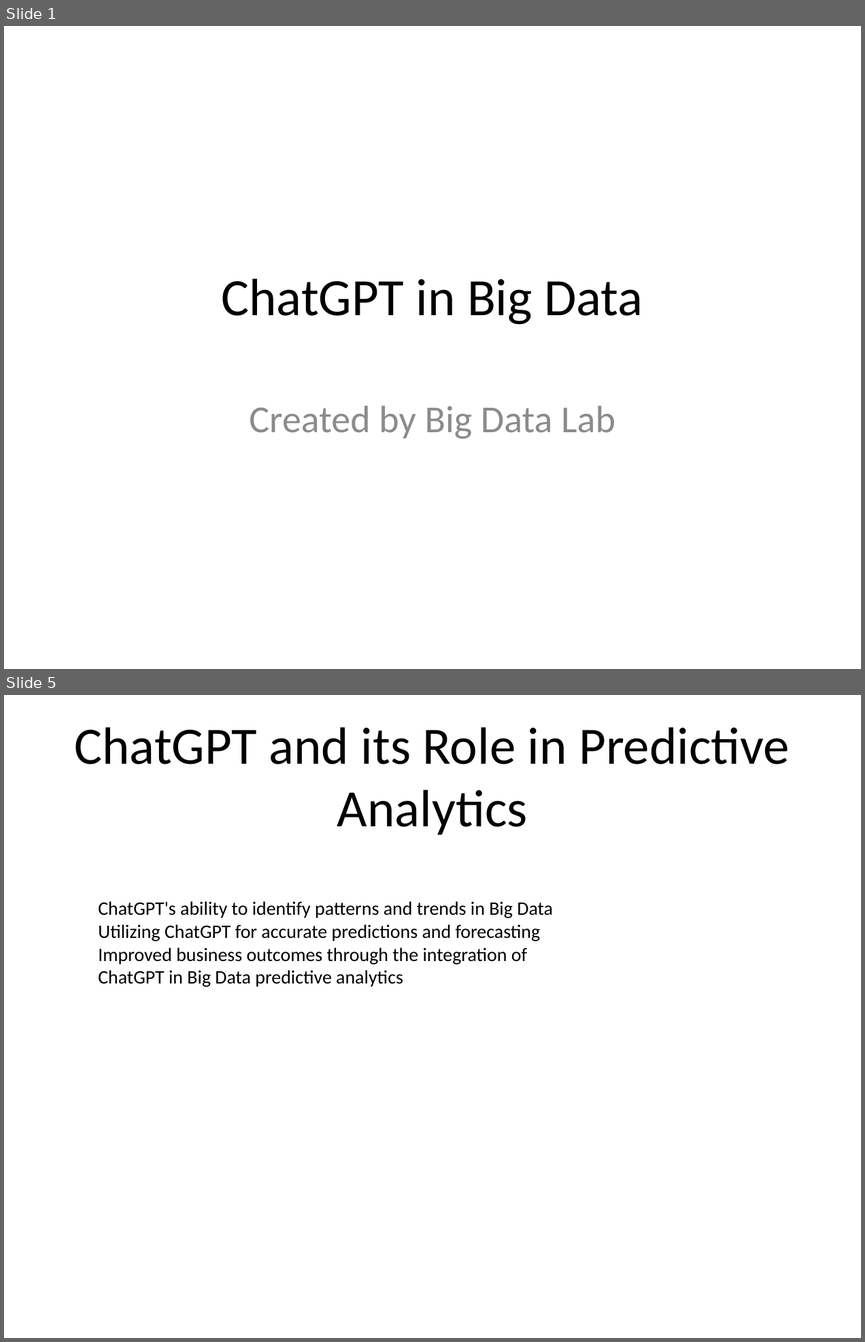
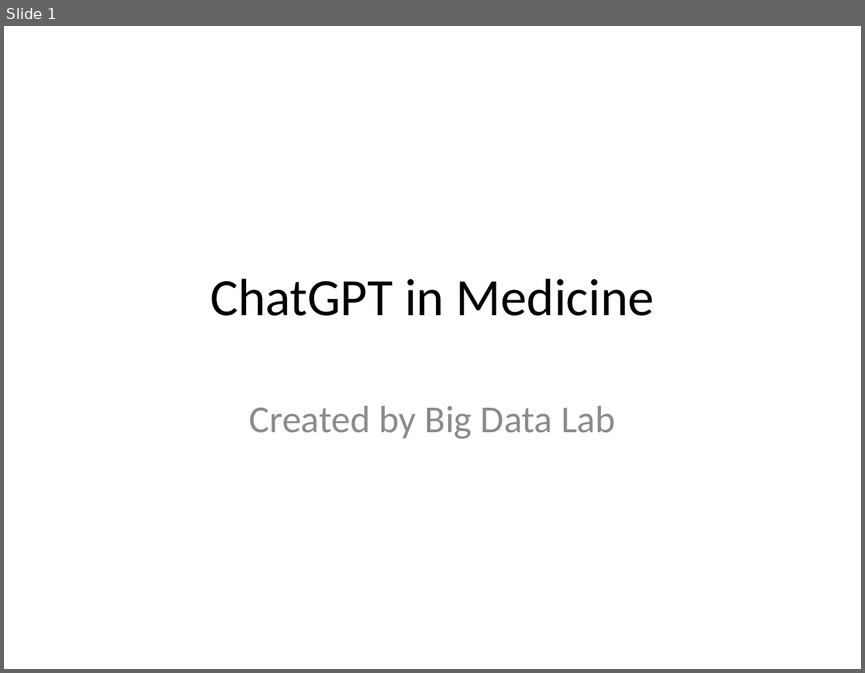
Before and after one commit to bithabib/create_ppt_using_chatgpt, a slide deck: First_presentation.pptx. Shown one above the other, each under a label of ours: slides 1 and 5 before the commit, slide 1 after it; the slides between them are not shown. The pictures are 865x1342 and 865x673 pixels, drawn with LibreOffice and Linux fonts; fonts in the diff are those of the drawing. Boxes give left, top, right and bottom in pixels: in the first picture for what was removed or moved away, otherwise in the second. Text is boxed around its words. In the diff, an @@ line names an element or a change of style, - is before the commit and + after.

```diff
--- a/First_presentation.pptx
+++ b/First_presentation.pptx
@@ slide 5 removed at bbox=[4, 695, 861, 1338], background #FFFFFF @@
@@ title removed at bbox=[74, 727, 789, 835] @@
-ChatGPT and its Role in Predictive Analytics
@@ text removed at bbox=[98, 901, 553, 987] @@
-ChatGPT's ability to identify patterns and trends in Big Data
-Utilizing ChatGPT for accurate predictions and forecasting
-Improved business outcomes through the integration of ChatGPT in Big Data predictive analytics
@@ slide 1 changed as well @@
@@ title at bbox=[210, 278, 654, 316]: text changed @@
-ChatGPT in Big Data
+ChatGPT in Medicine
```
Also in this commit, not shown: 1 other slide changed, 3 slides added, 2 other slides removed, 1 other file.
